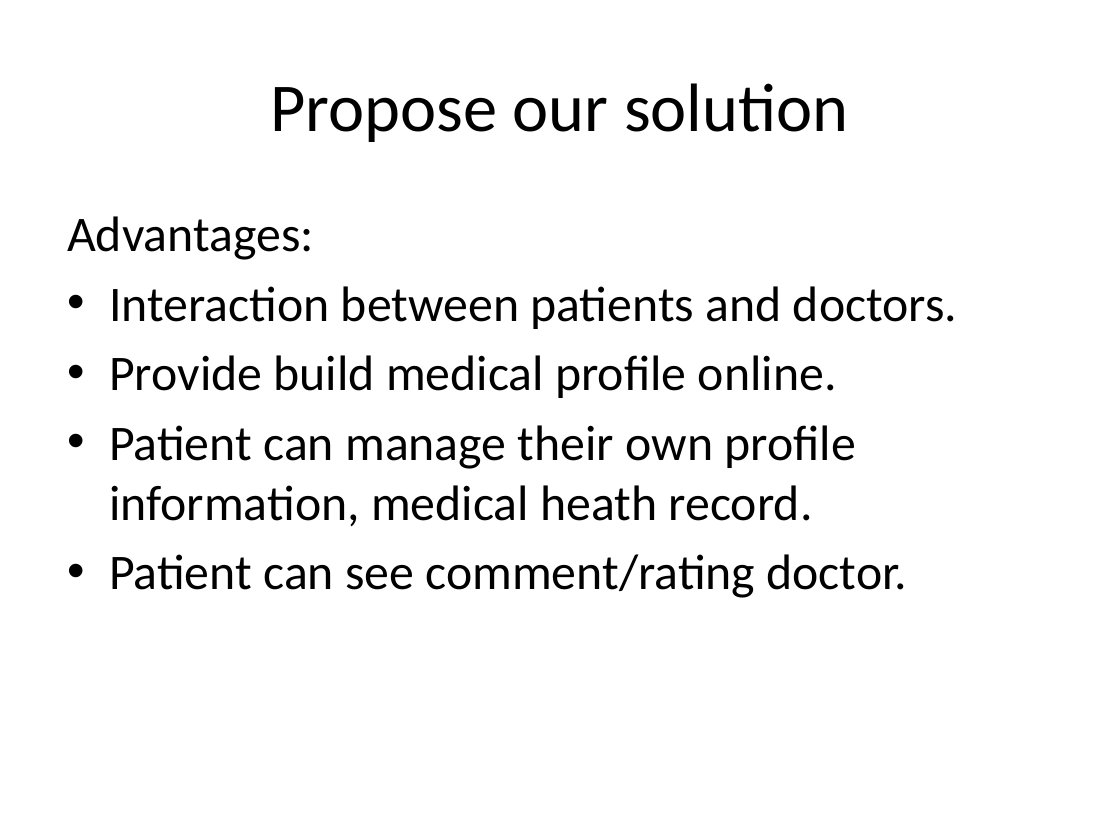
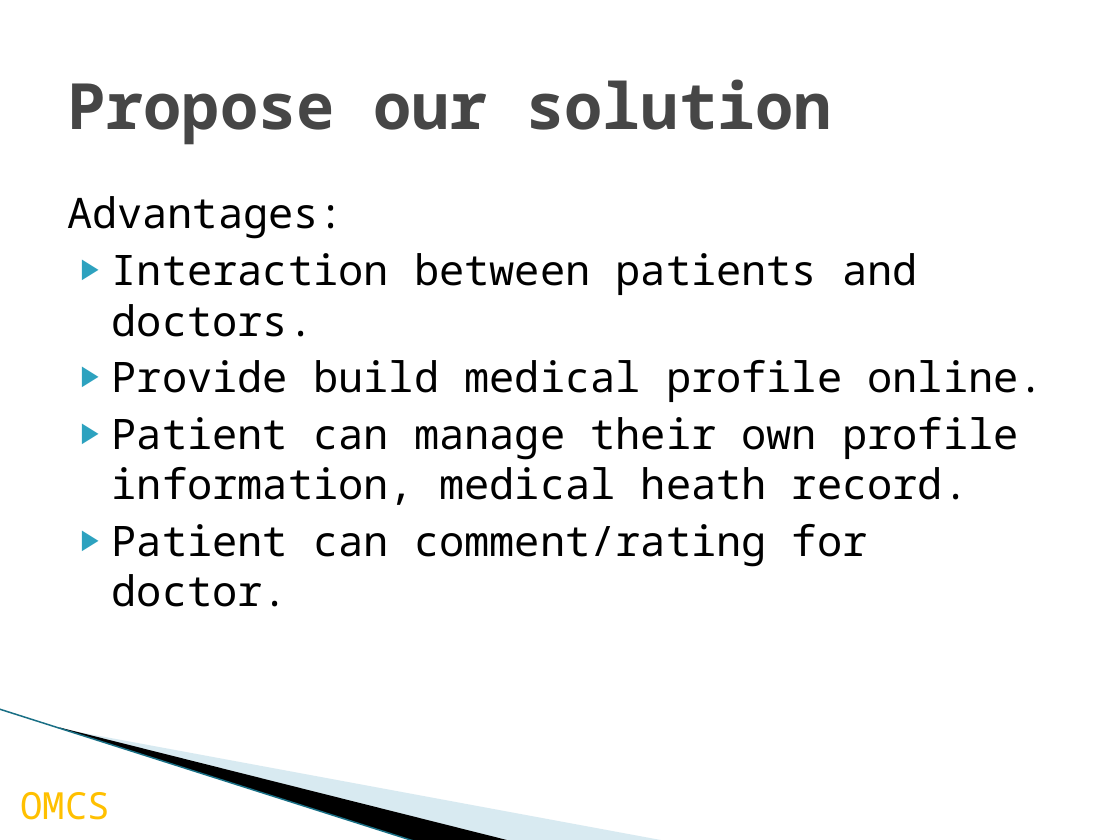
Before and after one commit to palaniellappank/online-medical-consultant-system, a slide deck: slide 11 of Document/OMCS_Slide.pptx (slide 9 before the commit). Drawn at 1120x840 pixels with LibreOffice and Linux fonts; fonts in the diff are those of the drawing; background and template pictures are left out. Boxes give left, top, right and bottom in pixels: in the first picture for what was removed or moved away, otherwise in the second. Text is boxed around its words. In the diff, an @@ line names an element or a change of style, - is before the commit and + after.

```diff
--- a/Document/OMCS_Slide.pptx
+++ b/Document/OMCS_Slide.pptx
@@ title "Propose our solution" at bbox=[67, 79, 832, 145]: size 44 to 41 pt, font Calibri to Noto Sans Mono, text colour #000000 to #464646, bold on; alignment centre to left @@
@@ text "Advantages:": place and size @@
-text "Advantages:" at bbox=[67, 216, 957, 598]
+text "Advantages:" at bbox=[67, 196, 1044, 607]
@@ text at bbox=[67, 196, 1044, 505]: size 32 to 27 pt, font Calibri to Noto Sans Mono in "Advantages:", "Interaction between patients and doctors.", "Provide build medical profile online.", "Patient can manage their own profile information, ..."; less space between paragraphs; bullet • to ▶ @@
@@ text at bbox=[112, 524, 868, 607]: text changed; size 32 to 27 pt; font Calibri to Noto Sans Mono @@
-• Patient can see comment/rating doctor.
+▶ Patient can comment/rating for doctor.
@@ line added from (0, 709) to (416, 840), #97C5D8 0.95 pt @@
@@ freeform shape added at bbox=[59, 727, 512, 840], fill #000000 @@
@@ freeform shape added at bbox=[62, 728, 666, 840], fill #A0CBDC at 40% opacity @@
@@ text added at bbox=[20, 792, 110, 820], 24 pt, text #FFC000 @@
+OMCS
```
Also in this commit, not shown: 16 other slides changed, 4 slides added, 1 slide removed.
